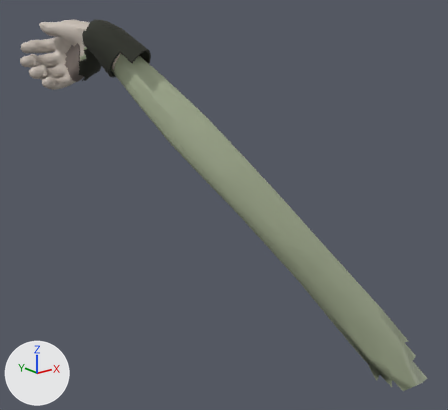
Two versions of the Blender file assets_src/blend/weapons/fp_right_hand.blend, one commit apart.
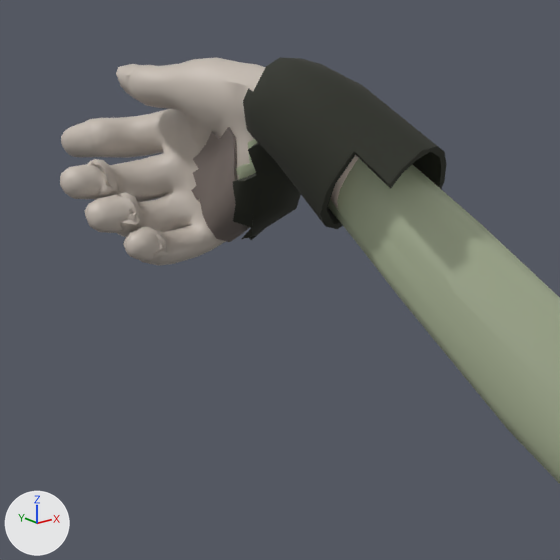
Each version is shown whole from a 50 mm camera at (-0.475, -1.104, 0.057) aimed at (0.257, -0.188, -0.31), then close up on the part from 0% to 42% of the width and 0% to 46% of the height. The lights are fixed; the arrows at lower left show +X, +Y and +Z. The first two pictures are the older version.

The first close-up shows 'FPRightHand' and 1 more.
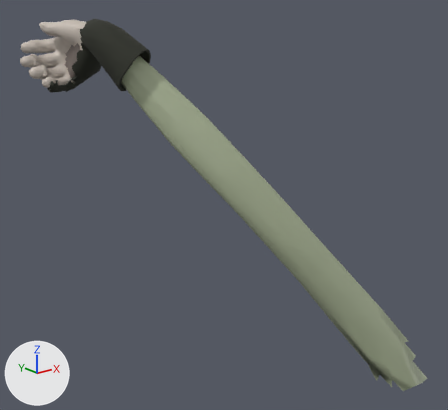
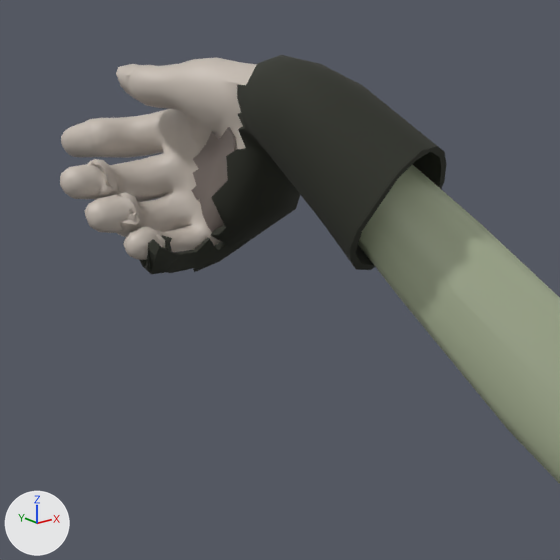
Location of each change, [x1, y1, x2, y2] in pixels of the close-ups (560 x 560 px):
'FPRightHand', reshaped: before [60, 57, 560, 484]; after [60, 55, 560, 484]
part 1 of me_base_003, built on: before [232, 57, 440, 240]; after [139, 55, 440, 274]

The change, as a diff of the scene's bpy script:
```diff
--- a/assets_src/blend/weapons/fp_right_hand.blend.py
+++ b/assets_src/blend/weapons/fp_right_hand.blend.py
@@ me_base_003 @@
 # used by ob_fprighthand; location = (0.0, 0.0, 0.0)
-me_base_003.from_pydata(...)  # 2813 vertices, 5542 faces; spans x -0.053..0.575, y -0.478..0.08, z -0.697..0.042
+me_base_003.from_pydata(...)  # 2944 vertices, 5804 faces; spans x -0.053..0.575, y -0.478..0.08, z -0.697..0.043
+# me_base_003 part 1: 15 vertices moved from x 0.03..0.082, y -0.199..-0.051, z -0.054..0.042 to x 0.029..0.085, y -0.2..-0.048, z -0.058..0.043; 85 vertices removed from x 0.019..0.107, y -0.199..-0.024, z -0.069..0.041; 216 vertices added at x -0.019..0.106, y -0.198..-0.003, z -0.088..0.042
 me_base_003.materials.append(mat_tacticalleather)
```
